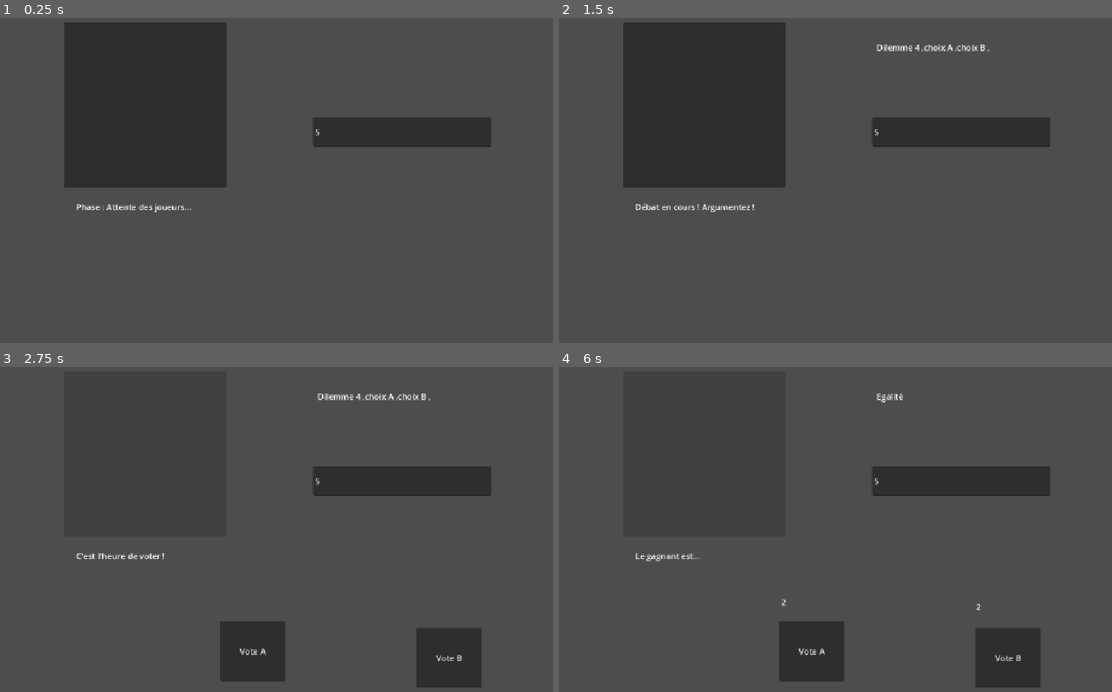
Above: before the commit, frames 1-4 (two rows, left to right).
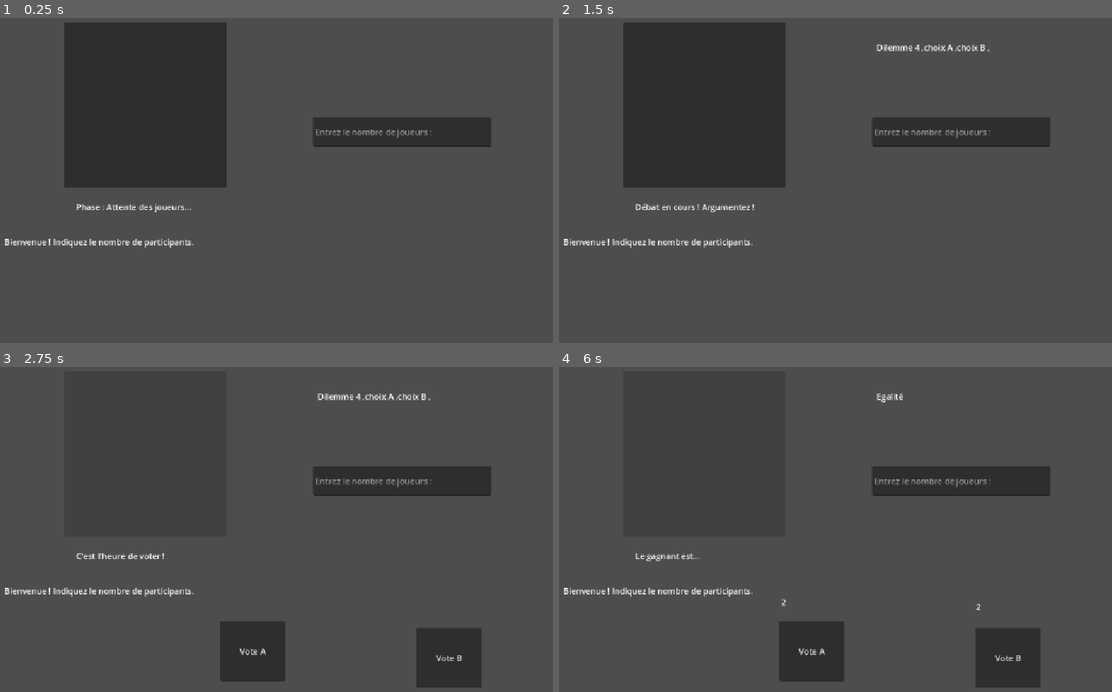
Above: after the commit, the same moments.

Repository: Alvivaldi/pick-a-side
Game: Godot game, scene res://Main scene/main.tscn
Same seed, same stepped clock (60 frames per second), same inputs: the game is played once before the commit and once after it.
Inputs (mouse positions are in pixels of both pictures, inside the frame that each line leads up to):
- Up to frame 1 (0.25 s): no input
- Up to frame 2 (1.5 s): click (702, 105) at 0.5 s; click "choix B ," at 1.25 s
- Up to frame 3 (2.75 s): click (143, 454) at 2 s
- Up to frame 4 (6 s): click "Vote A" at 2.75 s; click "Vote B" at 3.5 s; click "Vote A" at 4.25 s; click "Vote B" at 5 s; click (702, 454) at 5.75 s

The runs differ from the first frame. In frame 1, 0.6% of the frame differs, in the area x 0-78%, y 34-71%; in frame 2, 0.6%; in frame 3, 0.6%; in frame 4, 0.6%.

Commit message:
choix joueur orga jeu

Diff:
--- a/Main scene/main.tscn
+++ b/Main scene/main.tscn
@@ -117,13 +117,12 @@
 [node name="Score" type="Node2D" parent="." unique_id=847855286]
 script = ExtResource("6_mpf4w")
 
-[node name="Asknbj" type="LineEdit" parent="Score" unique_id=1454967478]
+[node name="Ask" type="LineEdit" parent="Score" unique_id=1454967478]
 offset_left = 635.0
 offset_top = 208.0
 offset_right = 983.0
 offset_bottom = 266.0
 text = "5"
-placeholder_text = "Entre nb joueur"
 
 [node name="Info" type="Label" parent="Score" unique_id=1628847344]
 offset_left = 33.0
@@ -142,4 +141,4 @@
 [connection signal="pressed" from="ContBoutons/Shuffle" to="." method="_on_shuffle_pressed"]
 [connection signal="pressed" from="Vote/CampA" to="Vote" method="_on_camp_a_pressed"]
 [connection signal="pressed" from="Vote/CampB" to="Vote" method="_on_camp_b_pressed"]
-[connection signal="text_submitted" from="Score/Asknbj" to="Score" method="_on_asknbj_text_submitted"]
+[connection signal="text_submitted" from="Score/Ask" to="Score" method="_on_asknbj_text_submitted"]
--- a/Main scene/scripts/score.gd
+++ b/Main scene/scripts/score.gd
@@ -1,75 +1,146 @@
 extends Node2D
-@onready var ask :LineEdit=$Ask
-@onready var info:Label=$Info
-var nbj:int =0
-var score_joueur : Dictionary={}
-var liste_joueurs:Array=[]
+
+@onready var ask : LineEdit = $Ask
+@onready var info : Label = $Info
+
+var nbj : int = 0
+var liste_joueurs : Array[Joueur] = []
+var tour_actuel : Tour = null
+
+enum GameState {
+	NB_JOUEURS,
+	CHOIX_PREMIER_JOUEUR,
+	CHOIX_DEUXIEME_JOUEUR,
+	TOUR_EN_COURS
+}
+var etat : GameState = GameState.NB_JOUEURS
 
 
-enum EtatQuestion {
-    NB_JOUEURS,
-    CHOIX_PREMIER_JOUEUR
-}
-var etat=EtatQuestion.NB_JOUEURS
+# --- CLASSES ---
+class Joueur:
+	var pseudo: String
+	var score: int
+	var peux_jouer: bool
 
-class Joueur:
-	var pseudo:String
-	var score: int
-	var peux_jouer:bool
-	func _init(ps) -> void:
-		pseudo=ps
-		score=0
-		peux_jouer=true
+	func _init(ps: String) -> void:
+		pseudo = ps
+		score = 0
+		peux_jouer = true
+
 	func _to_string() -> String:
-
 		return "{ pseudo: %s, score: %d, peux_jouer: %s }" % [pseudo, score, peux_jouer]
 
-# Called when the node enters the scene tree for the first time.
-func _ready() -> void:
-	pass
+
+class Tour:
+	var dilemme: String
+	var joueur1: Joueur
+	var joueur2: Joueur
+
+	func _init(j1: Joueur = null, j2: Joueur = null, d: String = ""):
+		dilemme = d
+		joueur1 = j1
+		joueur2 = j2
+
+	func _to_string() -> String:
+		return "{ dilemme: %s, joueur1 : %s, joueur2 : %s }" % [dilemme, joueur1, joueur2]
 
 
-# Called every frame. 'delta' is the elapsed time since the previous frame.
-func _process(delta: float) -> void:
-	pass
-
-func print_player(liste_joueurs)->void:
-	info.text=""
-	for joueur in liste_joueurs:
-		print(joueur)
-		info.text+=str(joueur)+"\n"
+# --- CYCLE DE VIE ---
+func _ready() -> void:
+	configurer_etat(GameState.NB_JOUEURS)
 
 
-func init_joueurs(nbj):
-	for i in range(nbj):
-		var nouveau_joueur=Joueur.new("Joueur " + str(i))
-		liste_joueurs.append(nouveau_joueur)
-	print_player(liste_joueurs)
-	verif_tour()
+# --- GESTION DES ÉTATS (UI) ---
+func configurer_etat(nouvel_etat: GameState) -> void:
+	etat = nouvel_etat
+	ask.text = ""
+
+	match etat:
+		GameState.NB_JOUEURS:
+			ask.placeholder_text = "Entrez le nombre de joueurs :"
+			info.text = "Bienvenue ! Indiquez le nombre de participants."
+
+		GameState.CHOIX_PREMIER_JOUEUR:
+			ask.placeholder_text = "Nom du premier joueur :"
+			afficher_joueurs()
+
+		GameState.CHOIX_DEUXIEME_JOUEUR:
+			ask.placeholder_text = "Nom du deuxième joueur :"
+
+		GameState.TOUR_EN_COURS:
+			ask.placeholder_text = "Entrez le dilemme du tour :"
+			info.text = "Tour créé :\n" + str(tour_actuel)
 
 
+# --- ENTRÉE UTILISATEUR ---
+func _on_asknbj_text_submitted(new_text: String) -> void:
+	var saisie = new_text.strip_edges()
+	if saisie.is_empty():
+		return
 
-func _on_asknbj_text_submitted(new_text: String) -> void:
 	match etat:
-		EtatQuestion.NB_JOUEURS:
-			nbj=int(new_text)
-			init_joueurs((nbj))
-		EtatQuestion.CHOIX_PREMIER_JOUEUR:
-			pass
+		GameState.NB_JOUEURS:
+			if saisie.is_valid_int() and int(saisie) > 1:
+				nbj = int(saisie)
+				initialiser_joueurs()
+				configurer_etat(GameState.CHOIX_PREMIER_JOUEUR)
+			else:
+				info.text = "Veuillez entrer un nombre valide (> 1)."
+
+		GameState.CHOIX_PREMIER_JOUEUR:
+			var j = trouver_joueur_par_pseudo(saisie)
+			if j != null:
+				tour_actuel = Tour.new(j, null)
+				configurer_etat(GameState.CHOIX_DEUXIEME_JOUEUR)
+			else:
+				info.text = "Joueur introuvable. Réessayez :\n" + obtenir_noms_joueurs()
+
+		GameState.CHOIX_DEUXIEME_JOUEUR:
+			var j = trouver_joueur_par_pseudo(saisie)
+			if j != null and j != tour_actuel.joueur1:
+				tour_actuel.joueur2 = j
+				configurer_etat(GameState.TOUR_EN_COURS)
+			else:
+				info.text = "Joueur invalide ou identique au premier. Réessayez :"
+
+		GameState.TOUR_EN_COURS:
+			tour_actuel.dilemme = saisie
+			print("Tour validé : ", tour_actuel)
+			# Ici tu pourras enchaîner sur un nouveau tour ou une vérification
 
 
-#retourne true si fin du tour
-func verif_tour():
-	var compteur:int=0
+# --- LOGIQUE MÉTIER ---
+func initialiser_joueurs() -> void:
+	liste_joueurs.clear()
+	for i in range(nbj):
+		var nouveau_joueur = Joueur.new("Joueur " + str(i))
+		liste_joueurs.append(nouveau_joueur)
+
+
+func trouver_joueur_par_pseudo(pseudo: String) -> Joueur:
+	for joueur in liste_joueurs:
+		if joueur.pseudo.to_lower() == pseudo.to_lower():
+			return joueur
+	return null
+
+
+func afficher_joueurs() -> void:
+	var txt = "Liste des joueurs :\n"
+	for joueur in liste_joueurs:
+		txt += "- " + str(joueur) + "\n"
+	info.text = txt
+
+
+func obtenir_noms_joueurs() -> String:
+	var noms = []
+	for j in liste_joueurs:
+		noms.append(j.pseudo)
+	return ", ".join(noms)
+
+
+func verif_tour() -> bool:
+	var compteur : int = 0
 	for joueur in liste_joueurs:
 		if not joueur.peux_jouer:
-			compteur+=1
-	print(compteur)
-	if compteur <2:
-		return true
-	else :
-		return false
-
-
-func choix_joueurs():
-	ask.placeholder_text="Entrer numéro du premier joueur"
+			compteur += 1
+	return compteur < 2
